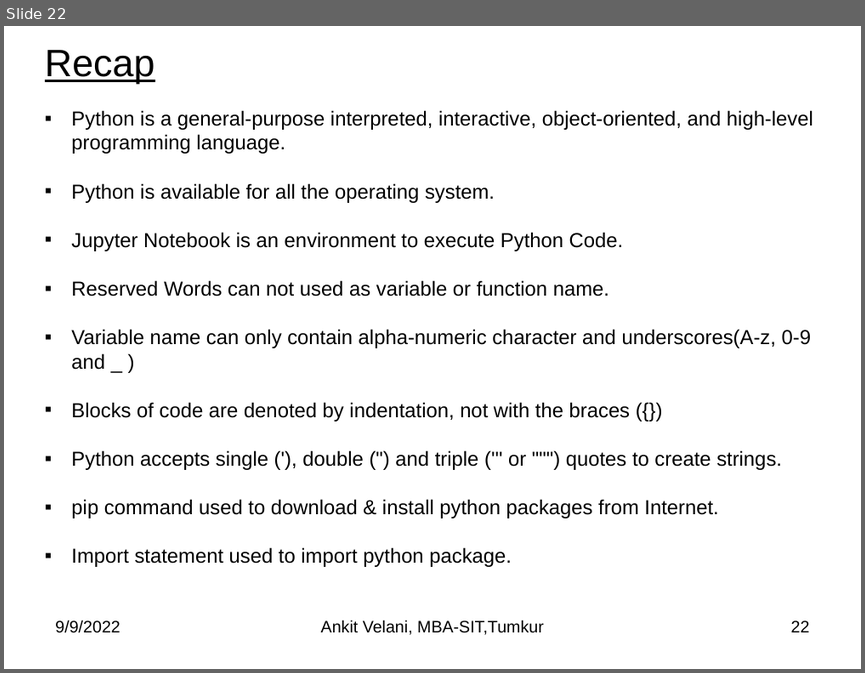
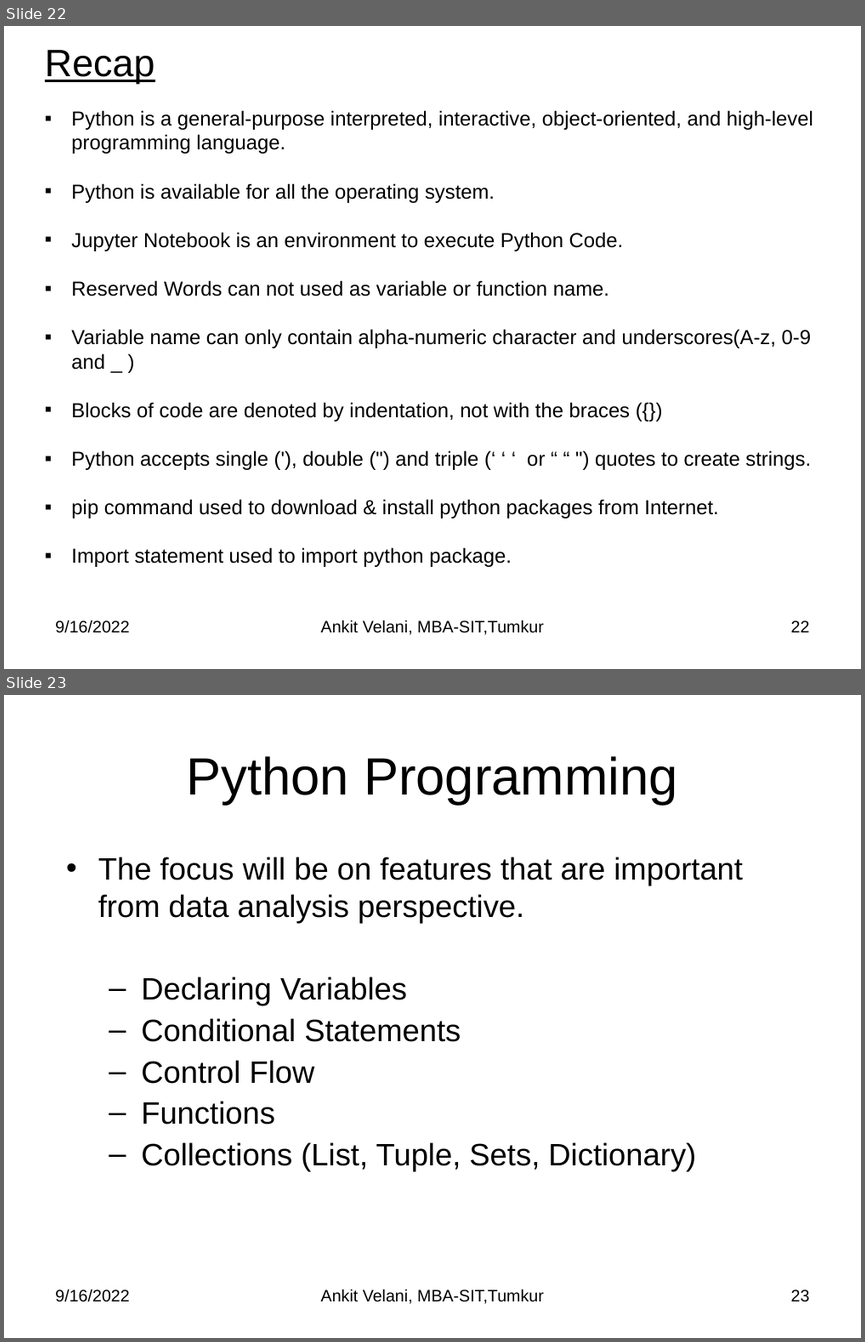
Before and after one commit to sitmbadept/sitmbadept.github.io, a slide deck: BDTM/Python/Unit-4-Python-Programming.pptx. Shown one above the other, each under a label of ours: slide 22 before the commit, slides 22 and 23 after it. The pictures are 865x673 and 865x1342 pixels, drawn with LibreOffice and Linux fonts; fonts in the diff are those of the drawing. Boxes give left, top, right and bottom in pixels: in the first picture for what was removed or moved away, otherwise in the second. Text is boxed around its words. In the diff, an @@ line names an element or a change of style, - is before the commit and + after.

```diff
--- a/BDTM/Python/Unit-4-Python-Programming.pptx
+++ b/BDTM/Python/Unit-4-Python-Programming.pptx
@@ slide 23 added at (4, 695, 861, 1338), background #FFFFFF @@
@@ title added at (186, 756, 678, 805), 44 pt, text #000000 @@
+Python Programming
@@ text added at (98, 857, 743, 1172), 26 pt, text #000000 @@
+• The focus will be on features that are important from data analysis perspective.
+  – Declaring Variables
+  – Conditional Statements
+  – Control Flow
+  – Functions
+  – Collections (List, Tuple, Sets, Dictionary)
@@ text added at (55, 1288, 129, 1302), 14 pt, text #000000 @@
+9/16/2022
@@ text added at (321, 1288, 544, 1304), 14 pt, text #000000 @@
+Ankit Velani, MBA-SIT,Tumkur
@@ page number added at (791, 1289, 810, 1302), 14 pt, text #000000 @@
+23
@@ slide 22 changed as well @@
@@ text at (71, 450, 811, 470): text changed @@
-▪ Python accepts single ('), double (") and triple (''' or """) quotes to create strings.
+▪ Python accepts single ('), double (") and triple (‘ ‘ ‘ or “ “ ") quotes to create strings.
@@ text at (55, 619, 129, 633): text changed @@
-9/9/2022
+9/16/2022
```
Also in this commit, not shown: 20 other slides changed, 41 other slides added, 1 other file.
